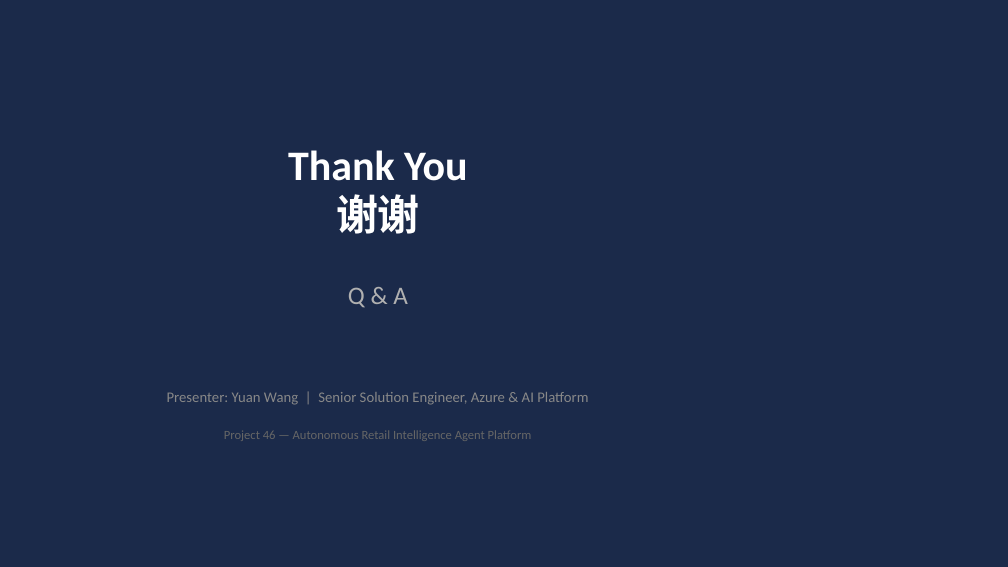
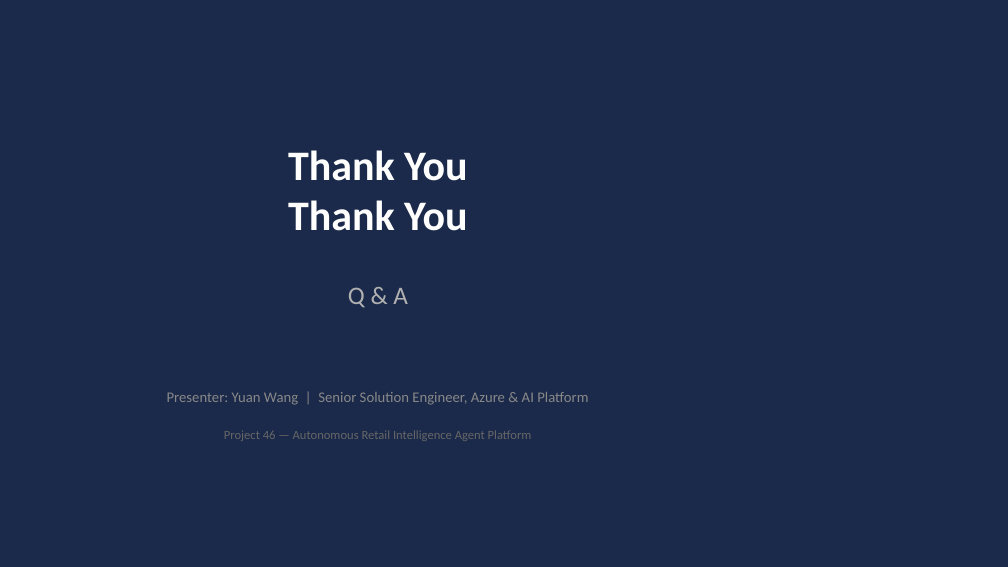
Before and after one commit to xurysky/AMA-Project-2026, a slide deck: slide 25 of AMA-终汇报-PPT-English.pptx. Drawn at 1008x567 pixels with LibreOffice and Linux fonts; fonts in the diff are those of the drawing. Boxes give left, top, right and bottom in pixels: in the first picture for what was removed or moved away, otherwise in the second. Text is boxed around its words. In the diff, an @@ line names an element or a change of style, - is before the commit and + after.

Commit message:
Fix English PPT: remove all Chinese characters, fix font references

```diff
--- a/AMA-终汇报-PPT-English.pptx
+++ b/AMA-终汇报-PPT-English.pptx
@@ text at box(288, 200, 467, 231): text changed @@
-谢谢
+Thank You
```
